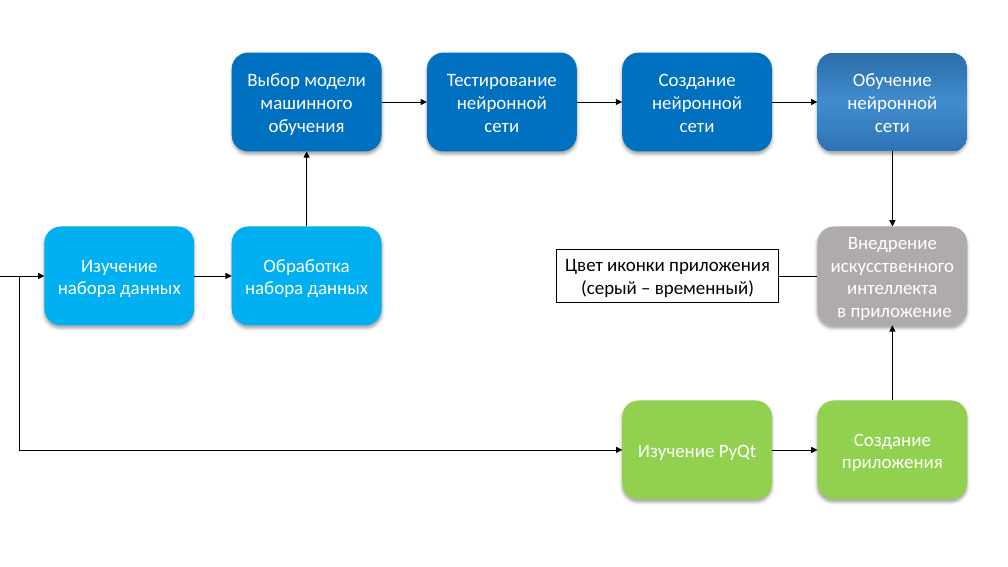
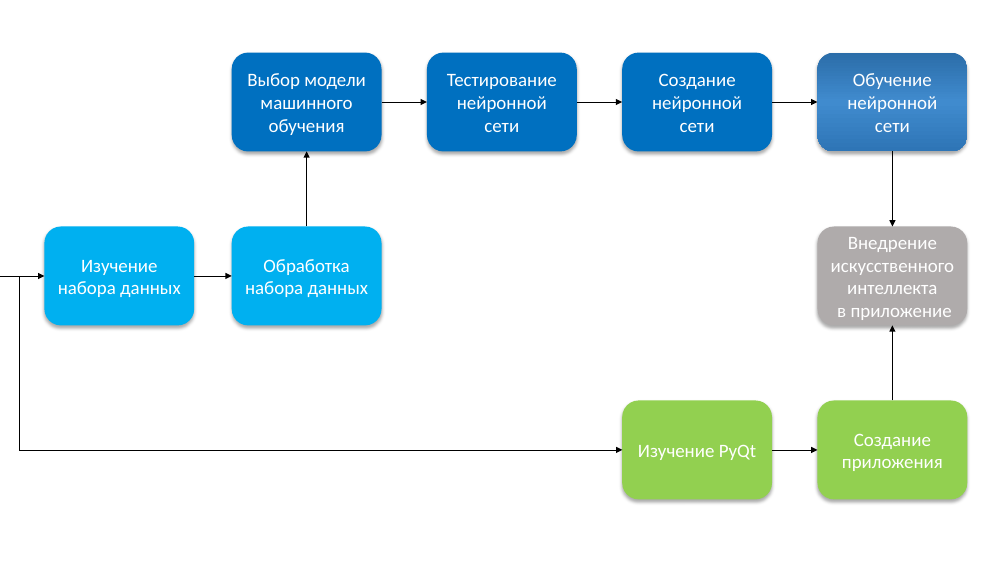
Before and after one commit to jjustping/AIProj, a slide deck: slide 1 of Дорожная карта.pptx. Drawn at 1008x567 pixels with LibreOffice and Linux fonts; fonts in the diff are those of the drawing. Boxes give left, top, right and bottom in pixels: in the first picture for what was removed or moved away, otherwise in the second. Text is boxed around its words. In the diff, an @@ line names an element or a change of style, - is before the commit and + after.

Commit message:
Обновлённая версия

```diff
--- a/Дорожная карта.pptx
+++ b/Дорожная карта.pptx
@@ rectangle removed at bbox=[557, 250, 779, 303] @@
-Цвет иконки приложения
-(серый – временный)
@@ line removed from (817, 276) to (779, 276) @@
```
